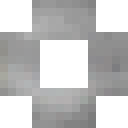
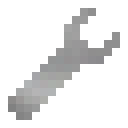
Layers edited between the first and the second w=128, h=128 image:
hid "Layer #8" over [0, 0, 128, 128]
added layer "Layer #10" above "Layer #5" over [8, 8, 120, 120]
